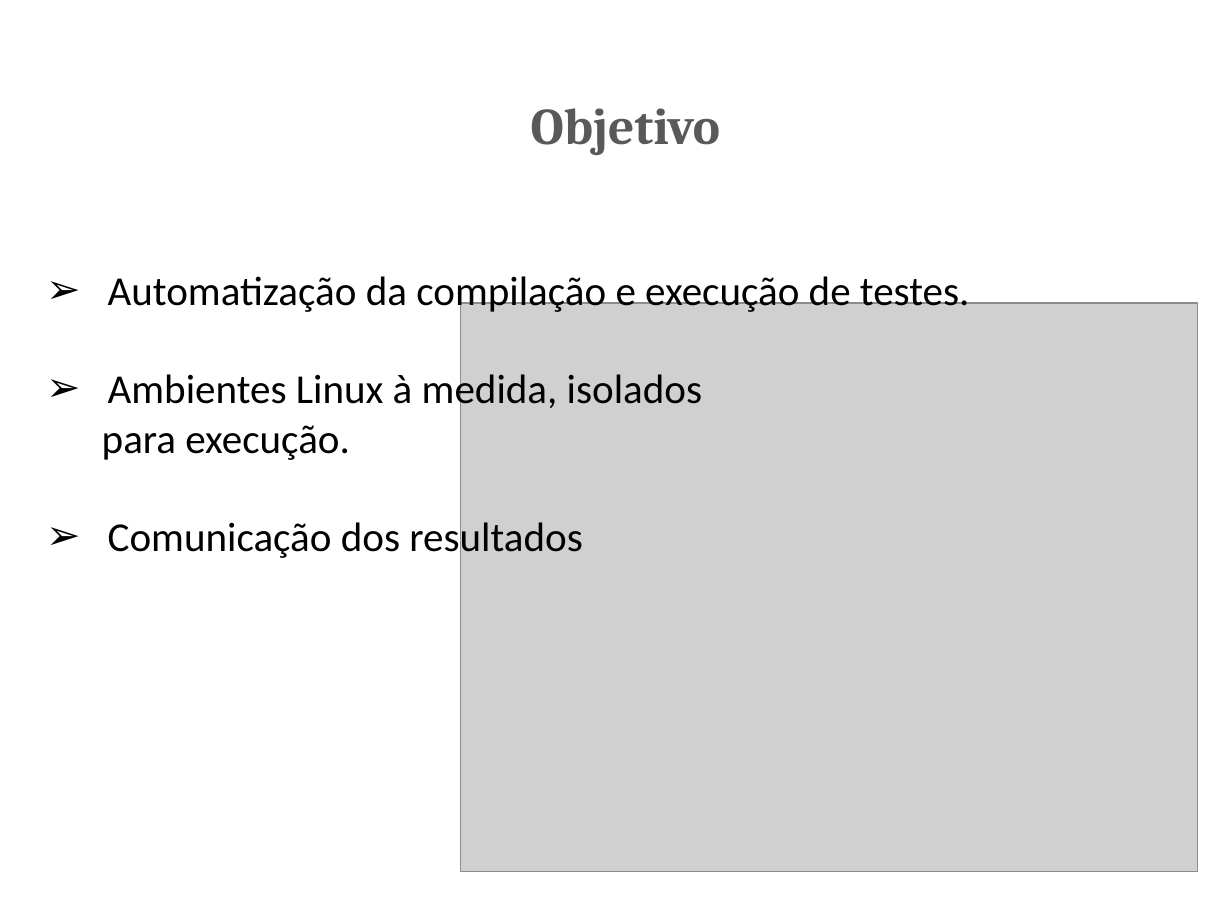
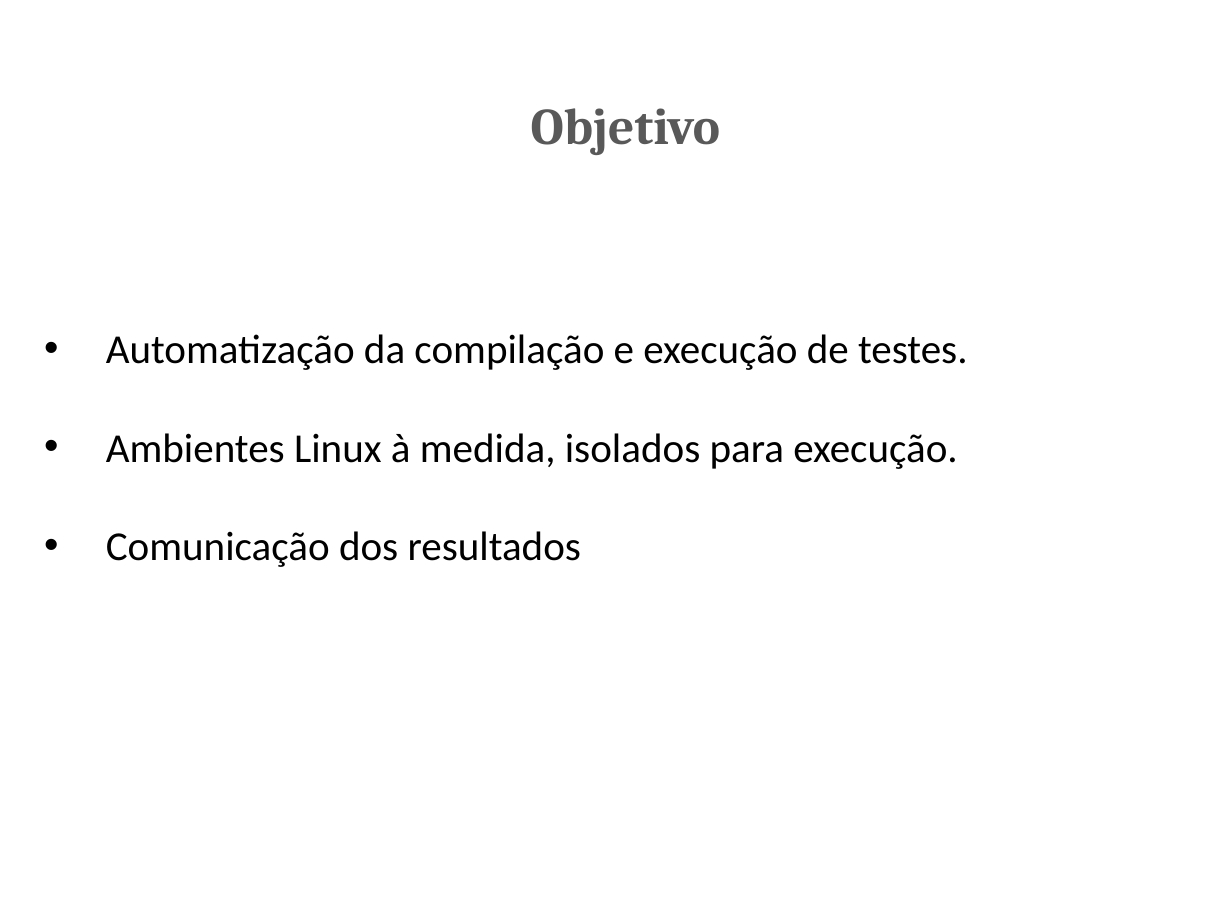
Before and after one commit to marcinschi-iuri/ciaasDocs, a slide deck: slide 5 of PCIS.pptx. Drawn at 1232x924 pixels with LibreOffice and Linux fonts; fonts in the diff are those of the drawing; grey boxes stand for pictures. Boxes give left, top, right and bottom in pixels: in the first picture for what was removed or moved away, otherwise in the second. Text is boxed around its words. In the diff, an @@ line names an element or a change of style, - is before the commit and + after.

```diff
--- a/PCIS.pptx
+++ b/PCIS.pptx
@@ text "Automatização da compilação e execução ...": place and size @@
-text "Automatização da compilação e execução ..." at [102,271,969,562]
+text "Automatização da compilação e execução ..." at [106,334,967,567]
@@ picture removed at [461,303,1198,872] @@
@@ text at [106,334,967,567]: bullet ➢ to • @@
@@ text at [106,433,958,469]: text changed @@
-➢ Ambientes Linux à medida, isolados
-para execução.
+• Ambientes Linux à medida, isolados para execução.
```
Also in this commit, not shown: 12 other slides changed, 8 slides added, 2 other files.
